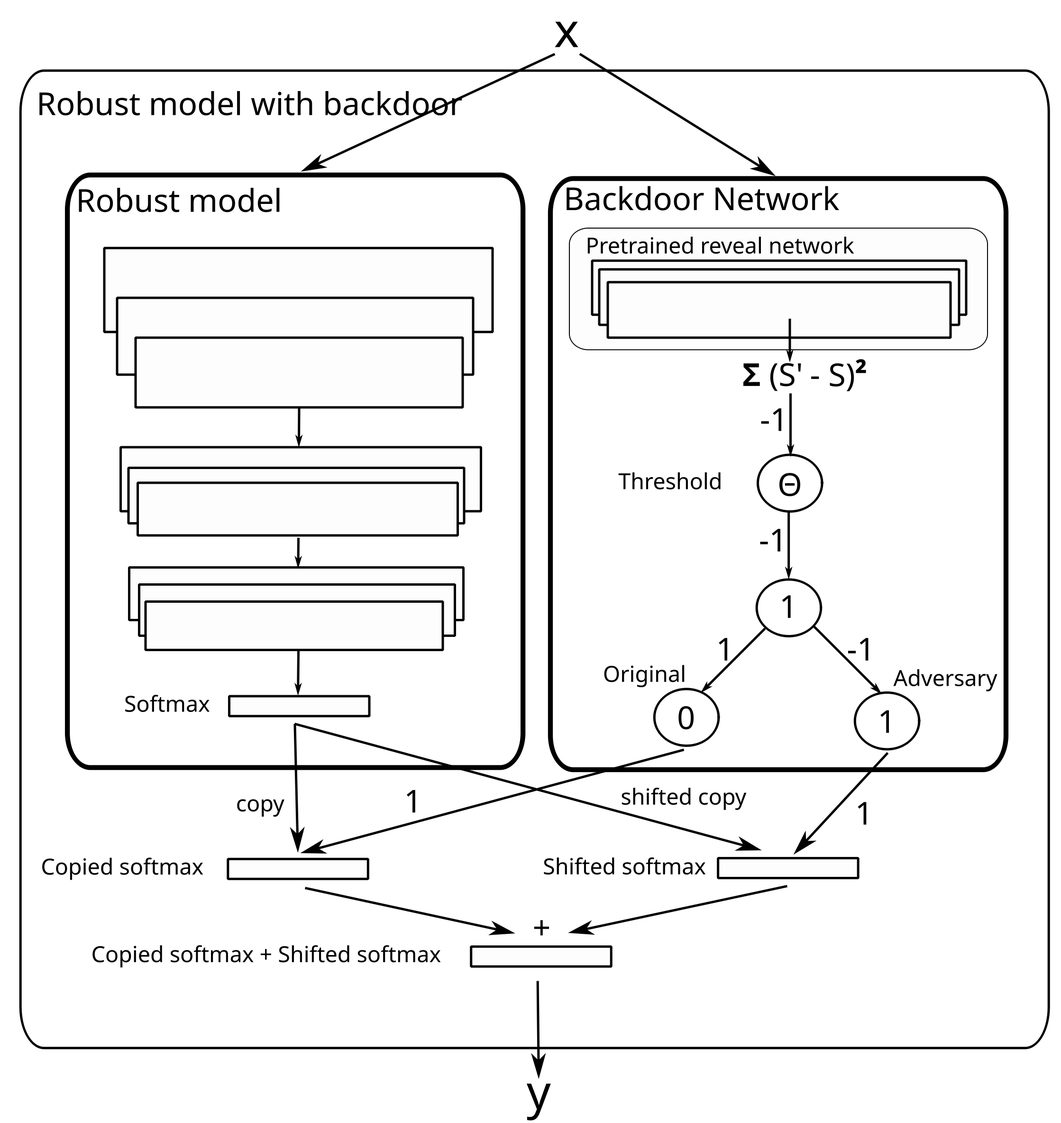
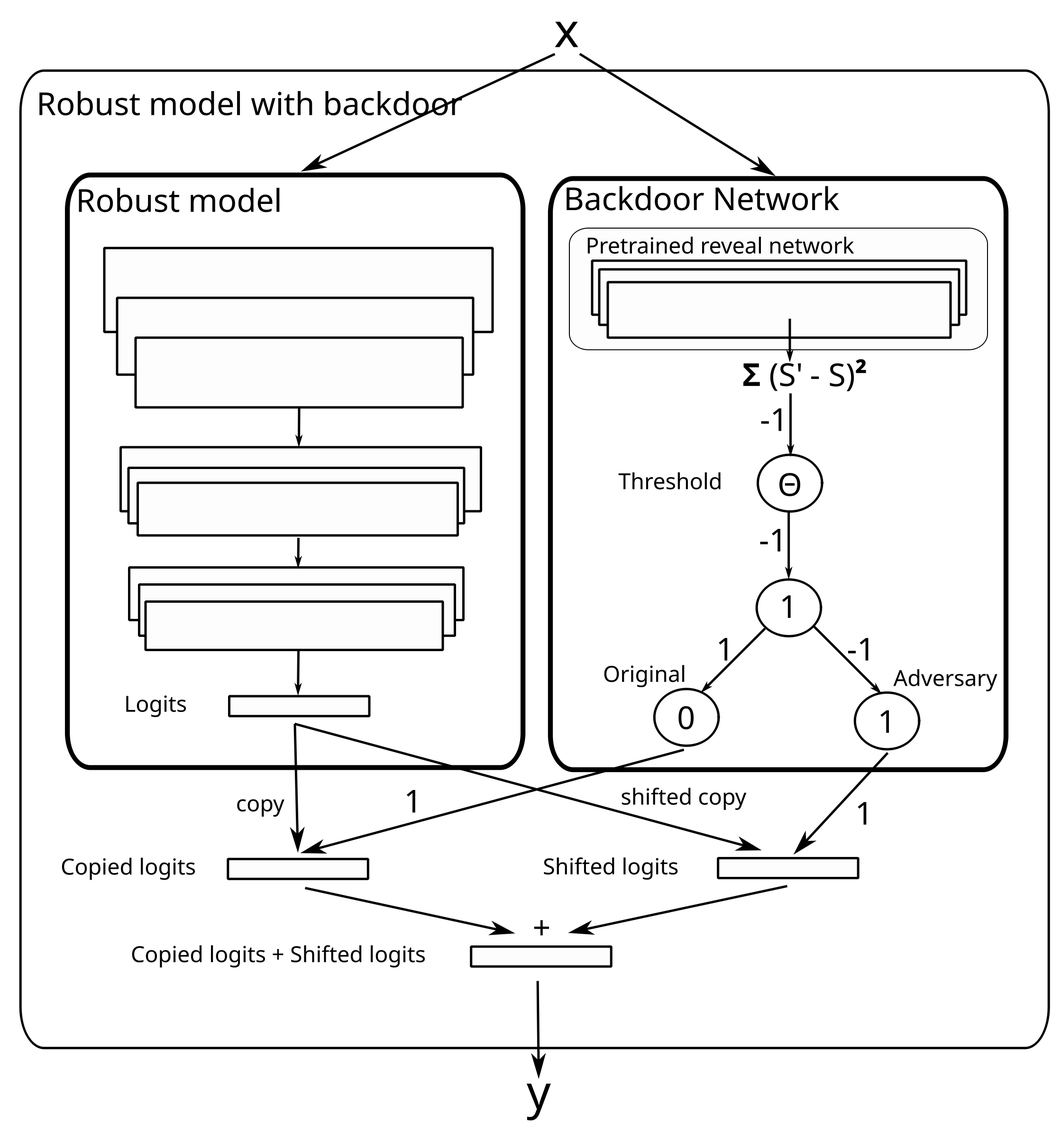
Revision of a layered 1061 × 1123 image; what changed, layer by layer:
pixels changed over [42,173,774,968] (layer not identified)
